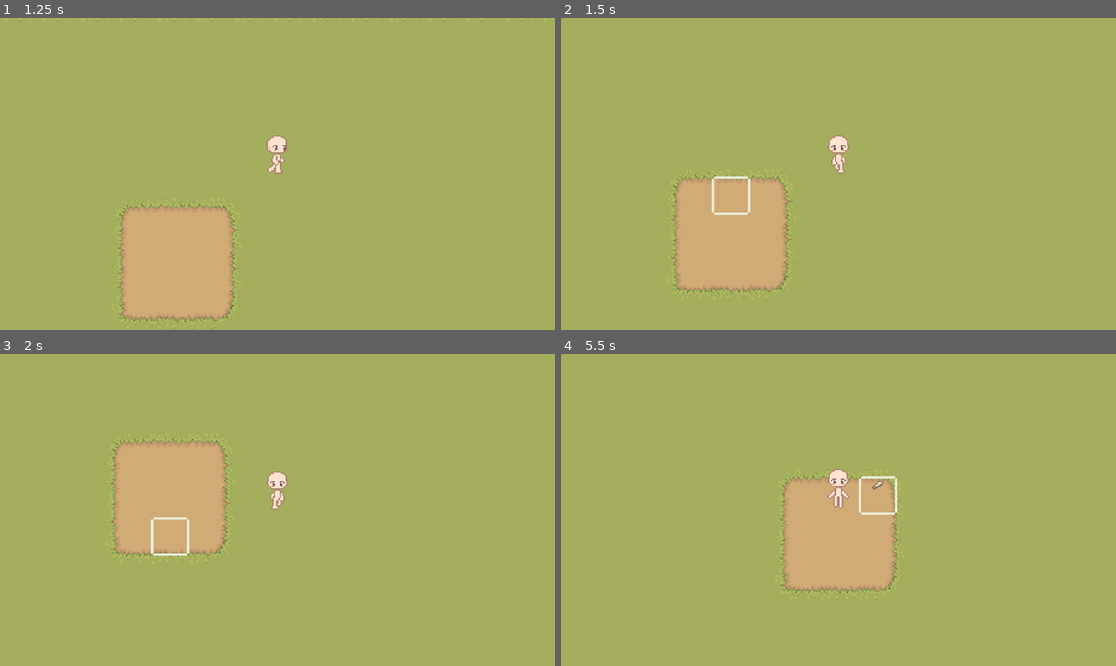
Above: before the commit, frames 1-4 (two rows, left to right).
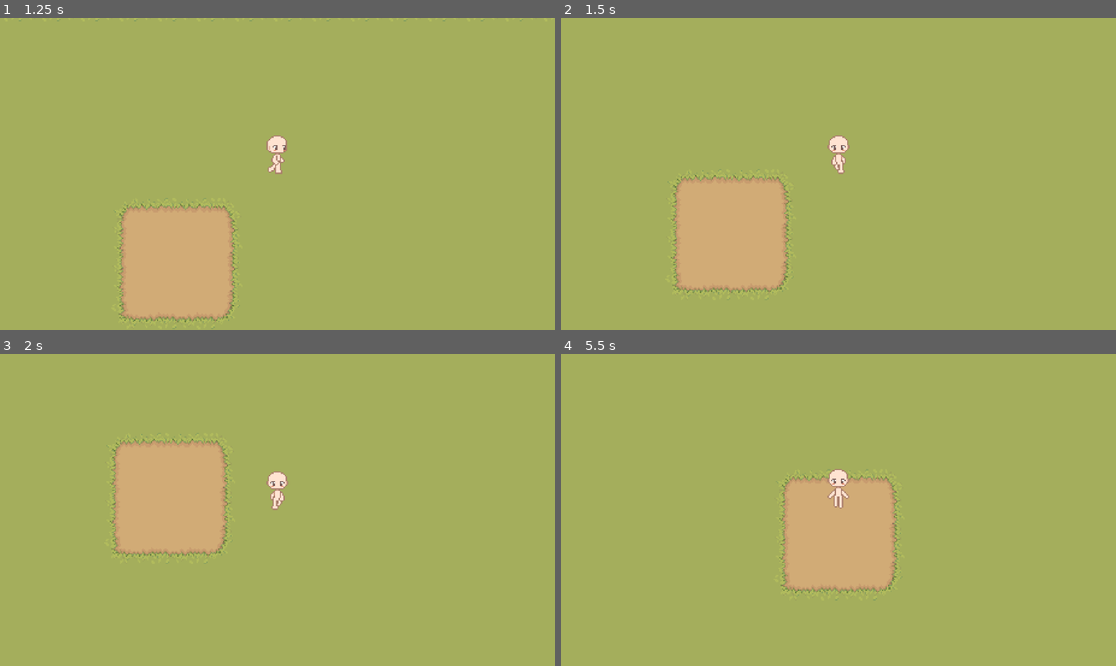
Above: after the commit, the same moments.

Repository: kevyntapnio/florella
Game: Godot game, scene res://tileset/level_farm.tscn
Same seed, same stepped clock (60 frames per second), same inputs: the game is played once before the commit and once after it.
Inputs (mouse positions are in pixels of both pictures, inside the frame that each line leads up to):
- Up to frame 1 (1.25 s): tap Enter (ui_accept) at 0.5, 0.77 s; move the mouse to (399, 158) at 0.52 s; hold D (move_right) from 0.53 s (still down); tap E (interact) at 0.6 s; click (399, 158) at 0.8 s
- Up to frame 2 (1.5 s): move the mouse to (727, 189) at 1.27 s; release D (move_right) at 1.28 s; hold S (move_down) from 1.28 s (still down); click (727, 189) at 1.35 s
- Up to frame 3 (2 s): keep holding S (move_down); tap Enter (ui_accept) at 1.52 s; tap E (interact) at 1.55 s
- Up to frame 4 (5.5 s): move the mouse to (894, 441) at 2.02 s; release S (move_down) at 2.03 s; hold D (move_right) 2.03-2.78 s; tap E (interact) at 2.1, 3.05, 3.6, 4.55, 5.1 s; click (894, 441) at 2.3 s; move the mouse to (810, 572) at 2.77 s; hold W (move_up) 2.78-3.53 s; click (810, 572) at 2.85 s; tap Enter (ui_accept) at 3.02, 3.77, 4.52 s; move the mouse to (1005, 556) at 3.52 s; hold A (move_left) 3.53-5.03 s; click (1005, 556) at 3.8 s; move the mouse to (672, 463) at 4.27 s; click (672, 463) at 4.35 s; move the mouse to (866, 510) at 5.02 s; hold S (move_down) from 5.03 s (still down); click (866, 510) at 5.3 s

Frame 1 is identical in both runs. In frame 2, 0.2% of the frame differs, in the area x 27-35%, y 50-64%; in frame 3, 0.2%; in frame 4, 0.2%, in the area x 53-61%, y 39-52%.

Commit message:
refactor code for interaction system

Diff:
--- a/crop system/crop.gd
+++ b/crop system/crop.gd
@@ -53,7 +53,7 @@
 	if growth_stage == crop_data.harvest_stage:
 		return interaction_action
 
-func interact():
+func interact(item):
 	if growth_stage == crop_data.harvest_stage:
 		harvest()
 
--- a/objects/interactable.gd
+++ b/objects/interactable.gd
@@ -2,10 +2,10 @@
 
 class_name Interactable
 
-func interact():
+func interact(item):
 	var parent = get_parent()
 	if parent.has_method("on_interact"):
-		parent.on_interact()
+		parent.on_interact(item)
 
 func on_focus_entered():
 	var parent = get_parent()
@@ -16,3 +16,11 @@
 	var parent = get_parent()
 	if parent.has_method("on_focus_exited"):
 		parent.on_focus_exited()
+
+func get_interaction_action():
+	var parent = get_parent()
+
+	if parent.has_method("get_interaction_action"):
+		return parent.get_interaction_action()
+
+	return "Interact"
--- a/systems/gridmanager/grid_manager.gd
+++ b/systems/gridmanager/grid_manager.gd
@@ -2,22 +2,16 @@
 
 @export var tilemap: TileMapLayer
 
-var tiles = {}
+var grid_objects = {}
 
 func _ready():
-	var farm_tiles = get_tree().get_nodes_in_group("farm_tiles")
-	print(farm_tiles)
+	print(grid_objects)
 
-	## This can be compacted into 1 var, but can be written like this for readability
-	for tile in farm_tiles:
-		var tile_global = tile.global_position
-		var tile_local = tilemap.to_local(tile_global)
-		var tile_coords = tilemap.local_to_map(tile_local)
+func register_grid_object(coords: Vector2i, object):
+	grid_objects[coords] = object
 
-		tiles[tile_coords] = tile
+func unregister_grid_object(coords: Vector2i):
+	grid_objects.erase(coords)
 
-func get_tile_at(grid_coordinate):
-	if tiles.has(grid_coordinate):
-		return tiles[grid_coordinate]
-	else:
-		return null
+func get_grid_object(coords: Vector2i):
+	return grid_objects.get(coords)
--- a/systems/player/player.gd
+++ b/systems/player/player.gd
@@ -7,6 +7,7 @@
 @export var grid_manager: Node2D
 @export var tile_highlight: Node2D
 @export var targeting_system: Node2D
+@export var interaction_system: Node2D
 
 @onready var sprite = $AnimatedSprite2D
 @onready var interaction_prompt = $InteractionPrompt
@@ -19,10 +20,11 @@
 var focused_interactable = null
 var player_tile_coords: Vector2i
 var current_target_coords: Vector2i
+var player_global_position
 
 func _process(delta):
 
-	var target_tile = grid_manager.get_tile_at(targeting_system.current_target_coords)
+	var target_tile = grid_manager.get_grid_object(targeting_system.current_target_coords)
 
 	if target_tile != null:
 		tile_highlight.show_highlight()
@@ -67,10 +69,10 @@
 
 	update_player_tile_coords()
 	find_closest_interactable()
-	update_focused_interactable()
 
 	targeting_system.player_tile_coords = player_tile_coords
 	targeting_system.facing_direction = facing_direction
+	targeting_system.player_global_position = global_position
 
 	targeting_system.update_current_target()
 
@@ -83,7 +85,7 @@
 
 	if Input.is_action_just_pressed("use_item"):
 
-		var target_tile = grid_manager.get_tile_at(targeting_system.current_target_coords)
+		var target_tile = grid_manager.get_grid_object(targeting_system.current_target_coords)
 		var selected_item = InventorySystem.get_selected_item()
 
 		if target_tile == null:
@@ -96,18 +98,16 @@
 	var interactable_object = area.get_parent()
 
 	if interactable_object is Interactable:
-
-		nearby_interactables.append(interactable_object)
+		interaction_system.register_interactable(interactable_object)
 
 func _on_interaction_area_area_exited(area: Area2D) -> void:
 
 	var interactable_object = area.get_parent()
 
 	if interactable_object is Interactable:
-		nearby_interactables.erase(interactable_object)
+		interaction_system.unregister_interactable(interactable_object)
 
 	find_closest_interactable()
-	update_focused_interactable()
 
 func find_closest_interactable():
 
@@ -123,25 +123,6 @@
 
 	closest_interactable = closest_object
 
-func update_focused_interactable():
-
-	if closest_interactable != focused_interactable:
-
-		if focused_interactable:
-			focused_interactable.on_focus_exited()
-
-		focused_interactable = closest_interactable
-
-		if focused_interactable:
-			focused_interactable.on_focus_entered()
-
-			var action = focused_interactable.get_interaction_action()
-			print (action)
-
-			interaction_prompt.show()
-		else:
-			interaction_prompt.hide()
-
 func update_player_tile_coords():
 
 	var local_pos = tilemap.to_local(global_position)
--- a/systems/targeting/targeting_system.gd
+++ b/systems/targeting/targeting_system.gd
@@ -5,6 +5,7 @@
 var current_target_coords
 var facing_direction
 var player_tile_coords
+var player_global_position
 
 func update_current_target():
 
--- a/test-script.gd
+++ b/test-script.gd
@@ -1,48 +1,68 @@
+extends Node2D
 
+@export var targeting_system: Node2D
+@export var grid_manager: Node2D
 
-	if Input.is_action_just_pressed("use_item"):
-		if current_hovered_tile == null:
-			return
+# Can this be an autoload?
+@export var InventorySystem: Node2D
 
-		var selected_item = InventorySystem.get_selected_item()
+var nearby_interactables: Array = []
+var focused_interactable = null
 
-		if selected_item == null:
-			return
+func _process(delta: float) -> void:\
 
-		selected_item.use(current_hovered_tile)
+	update_focused_interactable()
 
+func register_interactable(interactable):
 
-var tile_in_front
-var current_hovered_coords
-var current_target_coords
+	nearby_interactables.append(interactable)
 
-func get_tile_in_front():
+func unregister_interactable(interactable):
 
-	## Can be compressed into one line, kept for readability while learning
-	var local_pos = tilemap.to_local(global_position)
-	var grid_coords = tilemap.local_to_map(local_pos)
+	nearby_interactables.erase(interactable)
 
-	var tile_in_front = grid_coords + facing_direction
+func get_closest_interactable():
 
-	return tile_in_front
+	if nearby_interactables.is_empty():
+		return null
 
+	var closest_object = null
+	var smallest_distance = INF
 
-## removed from player script, changed to grid targeting
-func update_current_target():
+	for interactable in nearby_interactables:
+		var distance = targeting_system.player_global_position.distance_to(interactable.global_position)
 
-	if current_hovered_coords:
-		current_target_coords = current_hovered_coords
-	else:
-		current_target_coords = tile_in_front
+		if distance < smallest_distance:
+			smallest_distance = distance
+			closest_object = interactable
 
-func _on_tile_detector_area_entered(area: Area2D) -> void:
+	return closest_object
 
-	var farm_tile = area.get_parent()
-	nearby_tiles.append(farm_tile)
+func update_focused_interactable():
 
-func _on_tile_detector_area_exited(area: Area2D) -> void:
+	var closest_interactable = get_closest_interactable()
 
-	var farm_tile = area.get_parent()
-	nearby_tiles.erase(farm_tile)
+	if closest_interactable != focused_interactable:
 
-	find_closest_tile()
+		if focused_interactable:
+			focused_interactable.on_focus_exited
+
+		focused_interactable = closest_interactable
+
+		if focused_interactable:
+			focused_interactable.on_focus_entered()
+
+func handle_interact():
+
+	var interactable = get_closest_interactable()
+	var item = InventorySystem.get_selected_item()
+
+	if interactable != null:
+		interactable.interact(item)
+	return
+
+	var target_coords = targeting_system.current_target_coords
+	var target_object = grid_manager.get_grid_object(target_coords)
+
+	if target_object != null:
+		target_object.interact(item)
